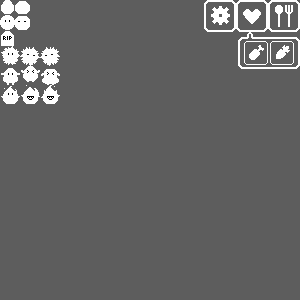
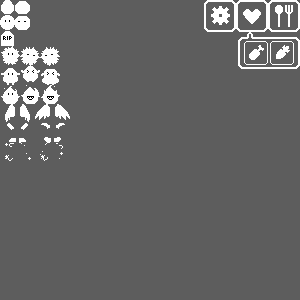
Layered file, before and after one edit (w=300, h=300). Changes by layer:
added layer "레이어 18" above "레이어 17" over [5,142,63,161]
added layer "레이어 17" above "레이어 16" over [7,123,65,142]
added layer "레이어 16" above "lv3-5" over [5,104,70,122]
